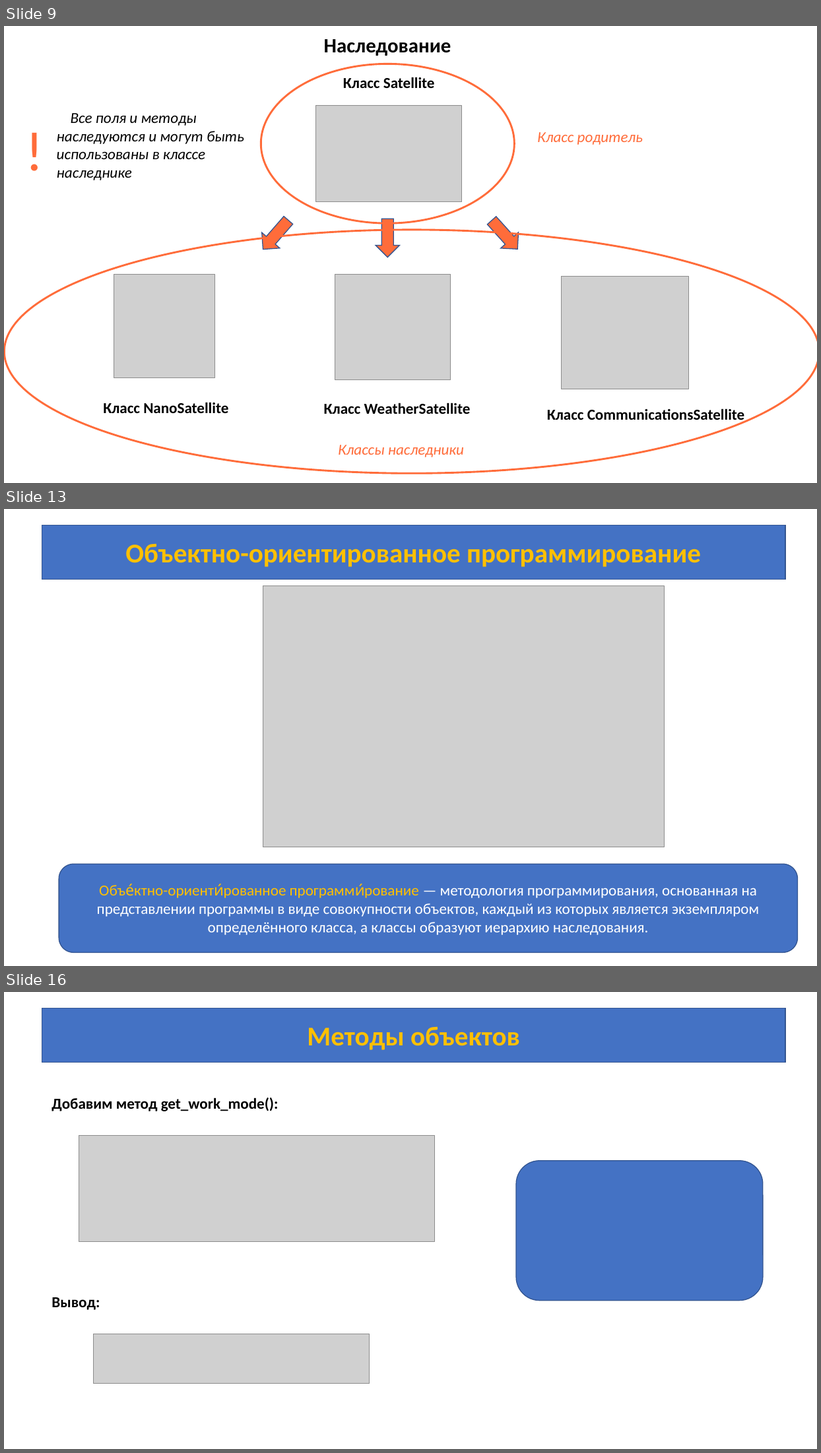
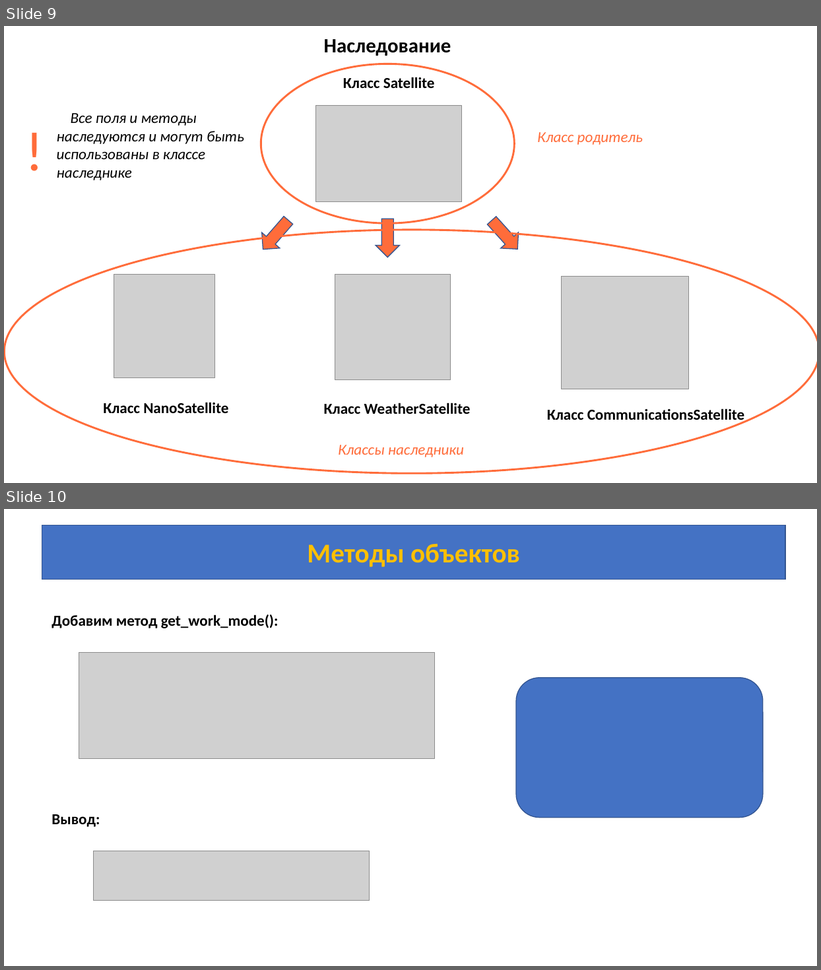
Before and after one commit to azamat7087/python_lessons_ver.2, a slide deck: lesson 7/Lesson_7.pptx. Shown one above the other, each under a label of ours: slides 9, 13 and 16 before the commit, slides 9 and 10 after it; the slides between them are not shown. The pictures are 821x1453 and 821x970 pixels, drawn with LibreOffice and Linux fonts; fonts in the diff are those of the drawing; grey boxes stand for pictures. Boxes give left, top, right and bottom in pixels: in the first picture for what was removed or moved away, otherwise in the second. Text is boxed around its words. In the diff, an @@ line names an element or a change of style, - is before the commit and + after.

```diff
--- a/lesson 7/Lesson_7.pptx
+++ b/lesson 7/Lesson_7.pptx
@@ slide 13 removed at bbox=[4, 509, 817, 966], background #FFFFFF @@
@@ rectangle removed at bbox=[42, 525, 785, 580] @@
-Объектно-ориентированное программирование
@@ picture removed at bbox=[263, 586, 665, 847] @@
@@ rounded rectangle removed at bbox=[59, 864, 798, 953] @@
-Объе́ктно-ориенти́рованное программи́рование — методология программирования, основанная на представлении программы в виде совокупности объектов, каждый из которых является экземпляром определённого класса, а классы образуют иерархию наследования.
@@ what was slide 16 is now slide 10 @@
```
Also in this commit, not shown: 5 other slides removed, 14 other files.
